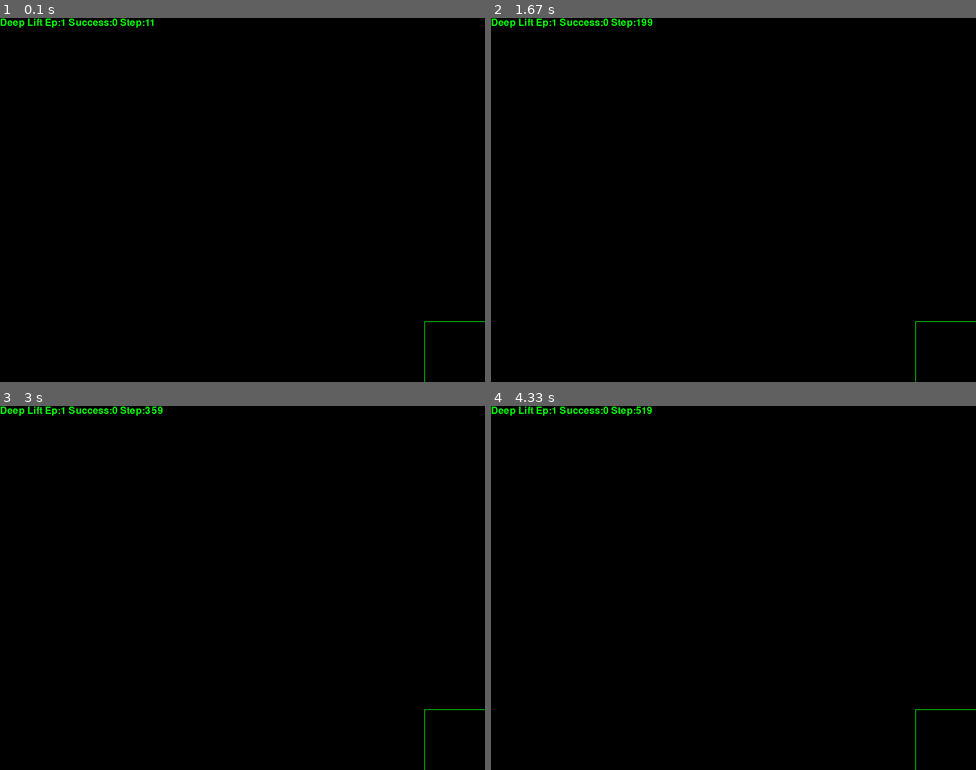
Above: before the commit, frames 1-4 (two rows, left to right).
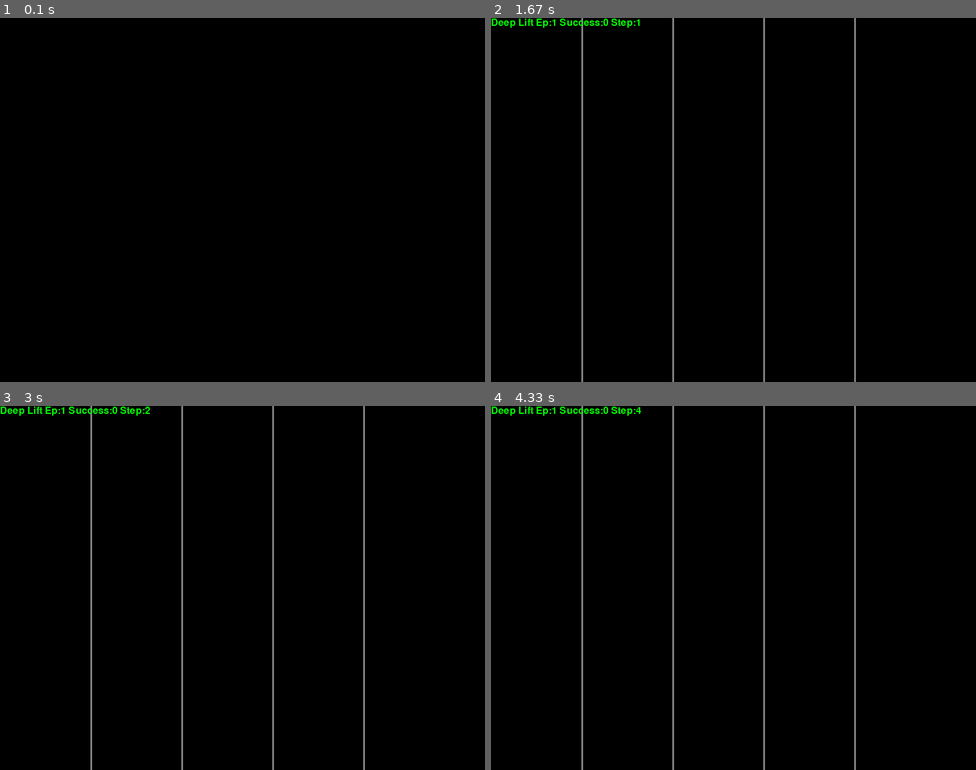
Above: after the commit, the same moments.

Repository: deep-lift/lift-env-pygame
Game: pygame game, started from env_main.py
Two runs of this game, one before a commit and one after it. Both use one fixed random seed, a clock stepped at 60 frames per second and the inputs below.
Inputs:
- Up to frame 1 (0.1 s): no input
- Up to frame 2 (1.67 s): no input
- Up to frame 3 (3 s): no input
- Up to frame 4 (4.33 s): no input

The runs differ from the first frame. In frame 1, 0.4% of the frame differs, in the area x 0-100%, y 0-100%; in frame 2, 1.6%; in frame 3, 1.6%, in the area x 18-100%, y 0-100%; in frame 4, 1.6%.

Commit message:
add refactoring

Diff:
--- a/building.py
+++ b/building.py
@@ -9,7 +9,7 @@
 
 class Lift(object):
 
-    move_dir = [0, -1, 1]
+    move_dir = [0, -1, 1]  # todo : 정지 아래 위 방향 이리 되는지 확인
 
     def __init__(self, scr, no: int, bd: object):
         self.scr = scr
@@ -74,12 +74,11 @@
     def is_enterable(self):
         return True
 
-    def set_transition_delay(self,event:Event,delay:float,add:bool = False):
-        if add == True:
+    def set_transition_delay(self, event: Event, delay: float, add: bool = False):
+        if add:
             self.next_transition_time += delay
-        else :
+        else:
             self.next_transition_time = delay
-
         self.next_event = event
 
     def chk_transtime(self):
@@ -98,7 +97,6 @@
         return True
 
     def chk_floor(self):
-
         floor = -1
         next_floor = -1
         floor, next_floor = self.get_nextfloor()
@@ -506,10 +504,9 @@
         self.step = 0
         self.is_done = False
 
-    def passenger_random(self):
+    def simulation_passenger(self):
         if self.curr_passenger > self._env.passenger * 0.3:
             return
-
         new_passenger = random.randint(0, self.rest_passenger)
         floor_passenger = [0 for i in range(len(self.floors))]
         floor_passenger[0] = random.randint(0, (int)(new_passenger * 0.8))
@@ -524,14 +521,12 @@
         for i in range(len(self.floors)):
 
             if floor_passenger[i] > 0:
-                destlist = self.floors[i].add_passenger(floor_passenger[i])
+                # todo : 여기 뭐지?
+                # dest_list = self.floors[i].add_passenger(floor_passenger[i])
                 self.add_passenger += floor_passenger[i]
                 self.rest_passenger -= floor_passenger[i]
 
         self.simulation_time += 5
-
-    def simulation_passenger(self):
-        self.passenger_random()
 
     def take_passenger(self):
         for floor in self.floors:
@@ -584,7 +579,7 @@
         return False
 
     def update_step(self):
-        self.play_time += 0.1
+        self.play_time += 0.1  # todo : 단위가 궁금!
 
         if self.step >= self._env.maxstep:
             self.is_done = True
@@ -595,6 +590,7 @@
         self.step += 1
 
     def render(self):
+
         self.scr.fill(BLACK)
 
         for floor in self.floors:
--- a/elevator.py
+++ b/elevator.py
@@ -35,7 +35,7 @@
     capacity: int = 15
     actionTofloor: int = 0
     fixedTime: float = FIXED_TIME
-    maxstep: int = 50000
+    maxstep: int = 5000
     bd:building
     heuristic: bool = True
 
@@ -54,7 +54,7 @@
             if event.type == pg.QUIT:
                 sys.exit()
 
-        self.clock.tick(1000)
+        self.clock.tick(1)
         self.bd.update_step()
         self.bd.render()
 
--- a/render.py
+++ b/render.py
@@ -5,10 +5,9 @@
 
 SCREEN_HEIGHT: int = 800
 SCREEN_WIDTH: int = 600
-METER_PER_PIXEL: float = 200   # 미터당 픽셀
+METER_PER_PIXEL: float = 30   # 미터당 픽셀
 LIFT_WIDTH = 5
 FONT = pg.font.Font('freesansbold.ttf', 16)
-
 
 class Vector3:
     x: float
